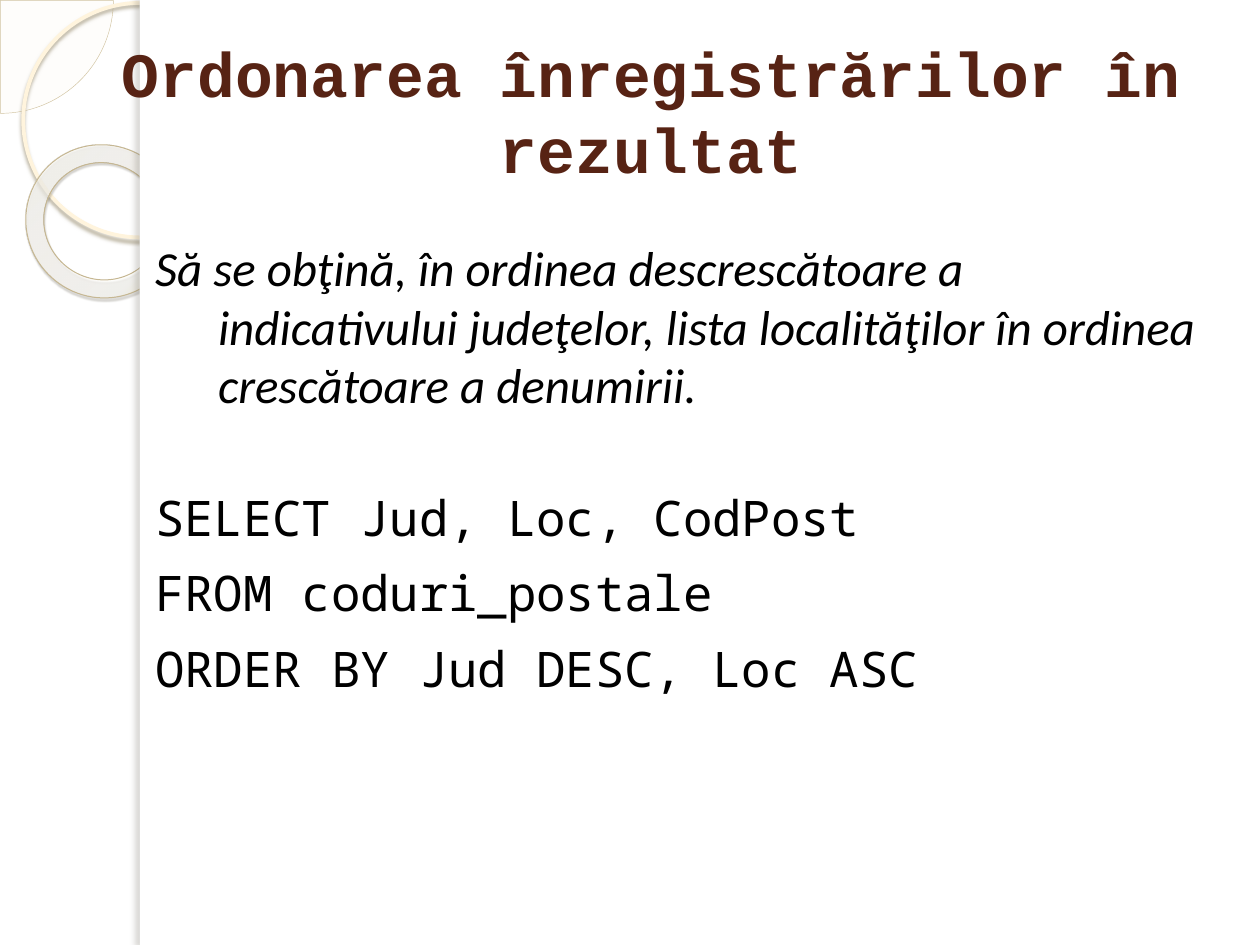
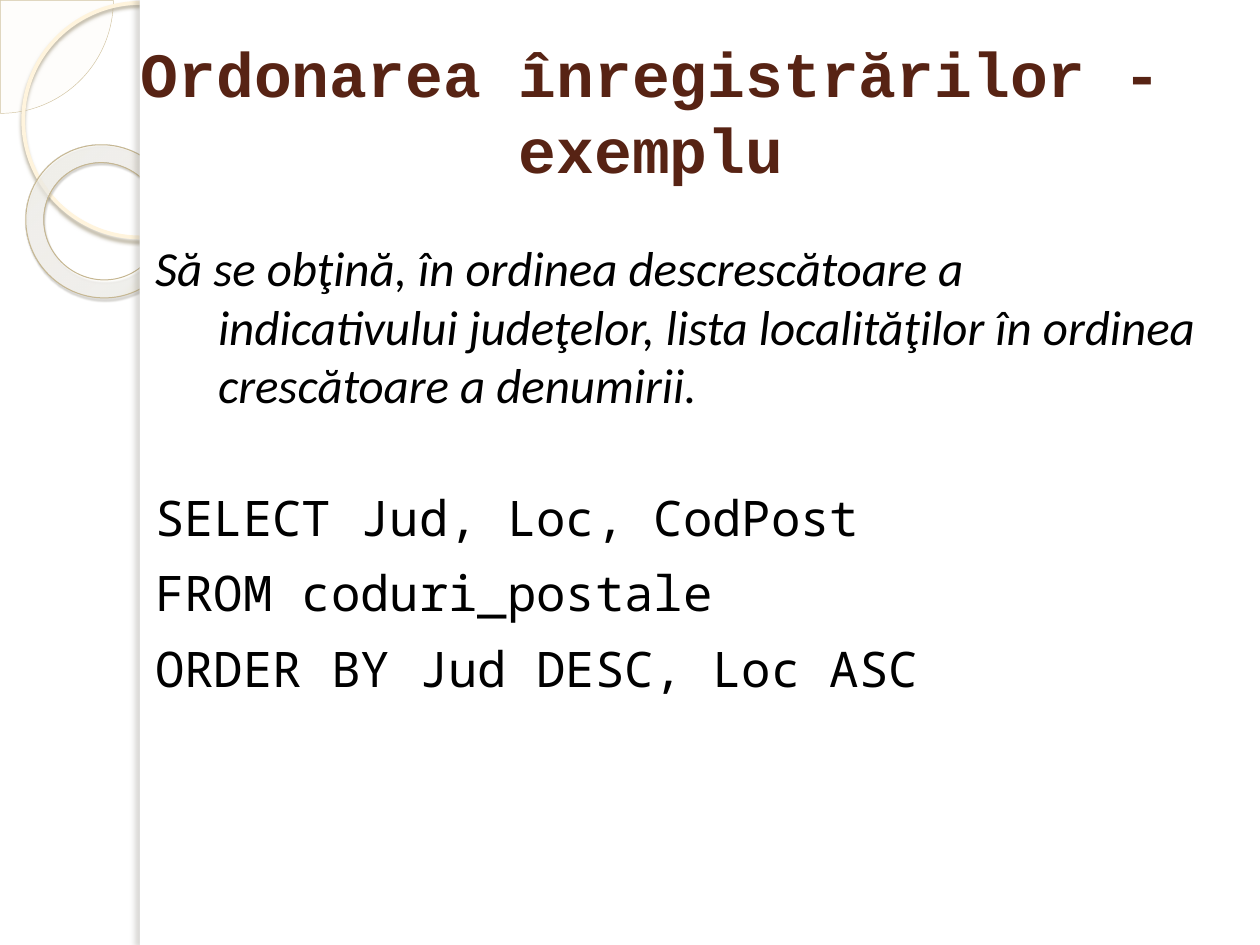
Before and after one commit to marinfotache/Baze-de-date-I, a slide deck: slide 26 of 11-13_SQL_Interogari - elemente de baza/12_SQL3_SELECT_Expresii si predicate.pptx (slide 24 before the commit). Drawn at 1260x945 pixels with LibreOffice and Linux fonts; fonts in the diff are those of the drawing; background and template pictures are left out. Boxes give left, top, right and bottom in pixels: in the first picture for what was removed or moved away, otherwise in the second. Text is boxed around its words. In the diff, an @@ line names an element or a change of style, - is before the commit and + after.

```diff
--- a/11-13_SQL_Interogari - elemente de baza/12_SQL3_SELECT_Expresii si predicate.pptx
+++ b/11-13_SQL_Interogari - elemente de baza/12_SQL3_SELECT_Expresii si predicate.pptx
@@ title at (141,52,1086,186): text changed @@
-Ordonarea înregistrărilor în rezultat
+Ordonarea înregistrărilor - exemplu
```
Also in this commit, not shown: 14 other slides changed, 2 slides added.
